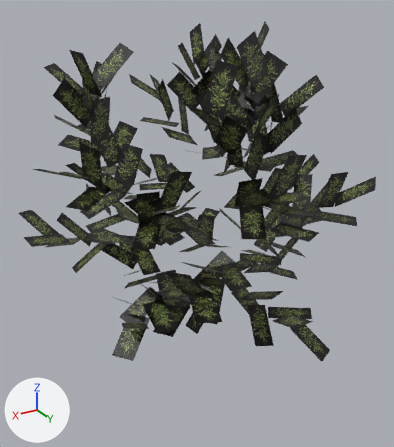
What one commit did to the Blender file res/obj/blend/OakTree1.blend.
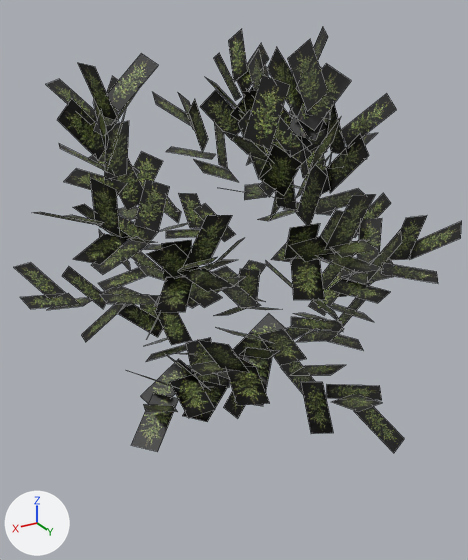
The first picture shows the older version from a 50 mm camera at (8.25, 13.22, 14.7) aimed at (0.05, -0.45, 7.87). The close-ups show both versions on the part from 2% to 97% of the width and 0% to 100% of the height of that picture; other places that the commit changed are outside them. The lights are fixed; the arrows at lower left show +X, +Y and +Z. The close-ups show mesh edges as thin lines. The same objects are shown in both versions, whatever each file hides.

The first close-up shows 'leaves'.
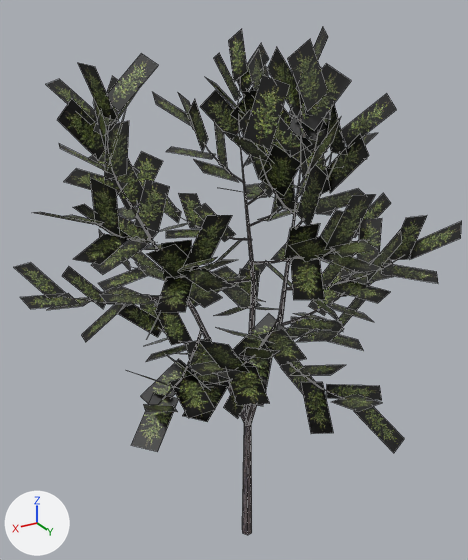
Boxes [x1, y1, x2, y2] around the edits, measured in the close-ups (468 x 560 px):
'leaves', reshaped (19% taller): before [14, 27, 462, 453]; after [14, 27, 462, 535]
part 1 of me_leaves_001, added: after [73, 77, 398, 535]

Patch to the scene script:
```diff
--- a/res/obj/blend/OakTree1.blend.py
+++ b/res/obj/blend/OakTree1.blend.py
@@ me_leaves_001 @@
 # used by ob_leaves; parent = ob_tree; location = (0.0, 0.0, 0.0)
-me_leaves_001.from_pydata(...)  # 760 vertices, 190 faces; spans x -4.82..5.14, y -5.32..5.15, z 4.99..14.01
+me_leaves_001.from_pydata(...)  # 1828 vertices, 1072 faces; spans x -4.82..5.14, y -5.32..5.15, z 0.0..14.01
+# me_leaves_001 part 1: 1068 vertices added at x -3.98..4.23, y -4.12..3.97, z 0.0..12.8
+# me_leaves_001 part 2: the surface is now shaded smooth
 me_leaves_001.materials.append(mat_oaktree_png)
```
